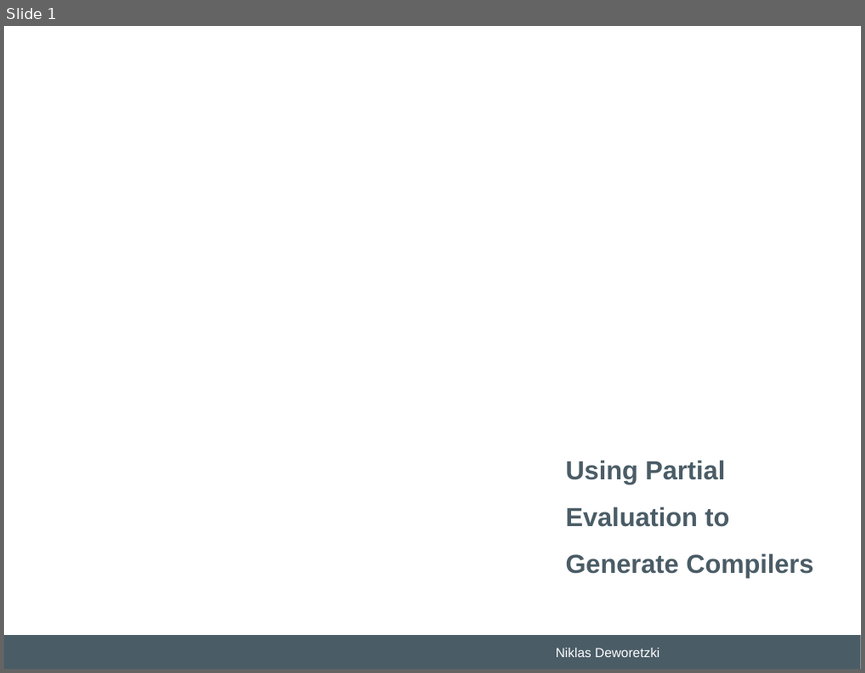
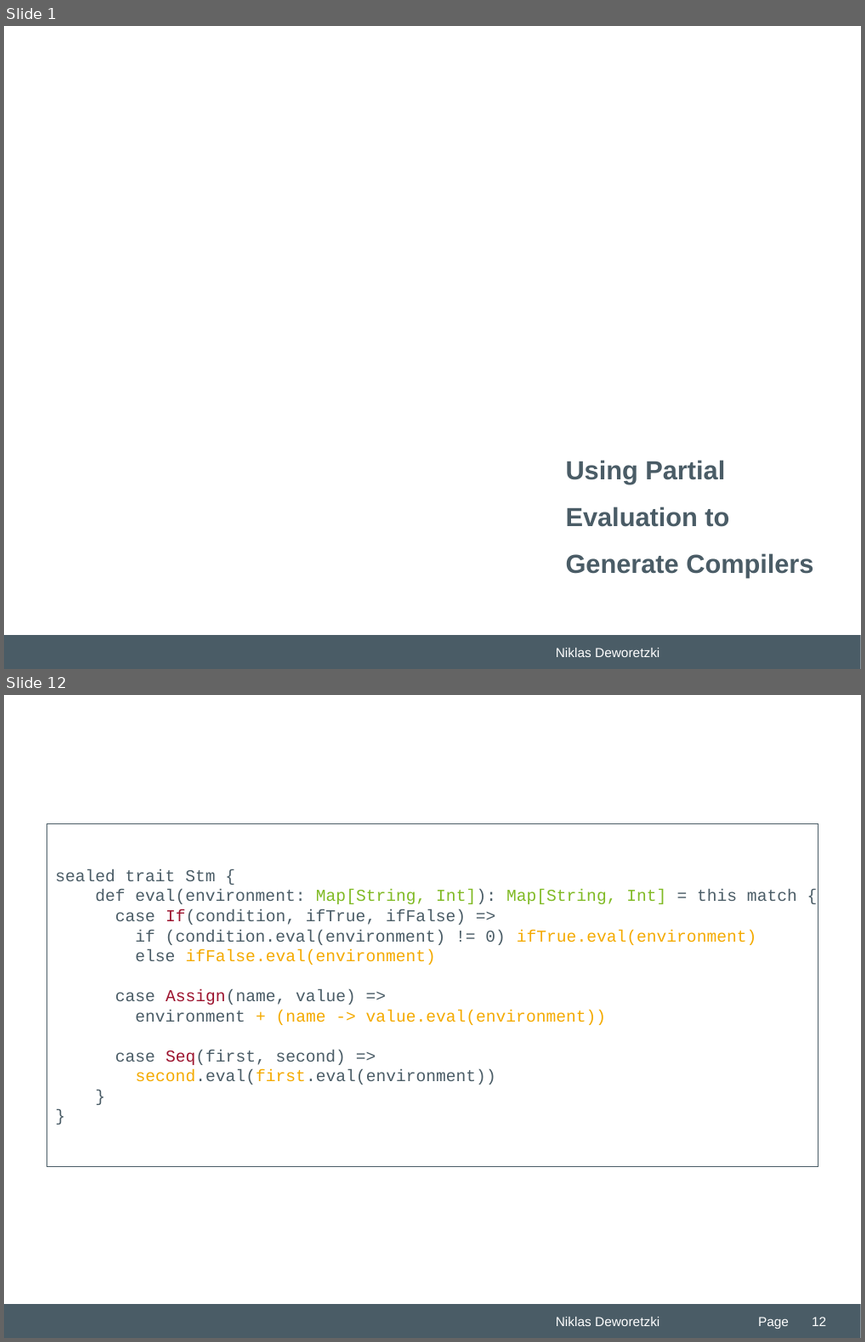
Before and after one commit to Niklas-Deworetzki/thm-masterseminar, a slide deck: paper/presentation/THM-Praesentation-FB06-MNI.odp. Shown one above the other, each under a label of ours: slide 1 before the commit, slides 1 and 12 after it; the slides between them are not shown. The pictures are 865x673 and 865x1342 pixels, drawn with LibreOffice and Linux fonts; fonts in the diff are those of the drawing; background and template pictures are left out. Boxes give left, top, right and bottom in pixels: in the first picture for what was removed or moved away, otherwise in the second. Text is boxed around its words. In the diff, an @@ line names an element or a change of style, - is before the commit and + after.

```diff
--- a/paper/presentation/THM-Praesentation-FB06-MNI.odp
+++ b/paper/presentation/THM-Praesentation-FB06-MNI.odp
@@ slide 12 added at box(4, 695, 861, 1338), background #FFFFFF; not listed: 2 template elements that a slide beside it also shows @@
@@ rectangle added at box(46, 823, 818, 1166), outline #4A5C66 0 pt, 14 pt, text #4A5C66 @@
+sealed trait Stm {
+def eval(environment: Map[String, Int]): Map[String, Int] = this match {
+case If(condition, ifTrue, ifFalse) =>
+if (condition.eval(environment) != 0) ifTrue.eval(environment)
+else ifFalse.eval(environment)
+case Assign(name, value) =>
+environment + (name -> value.eval(environment))
+case Seq(first, second) =>
+second.eval(first.eval(environment))
+}
+}
@@ text added at box(758, 1316, 789, 1328), 11 pt, text #FFFFFF @@
+Page
@@ page number added at box(812, 1316, 826, 1326), 11 pt, text #FFFFFF @@
+12
```
Also in this commit, not shown: 21 slides changed, 54 other slides added, 30 slides removed.
